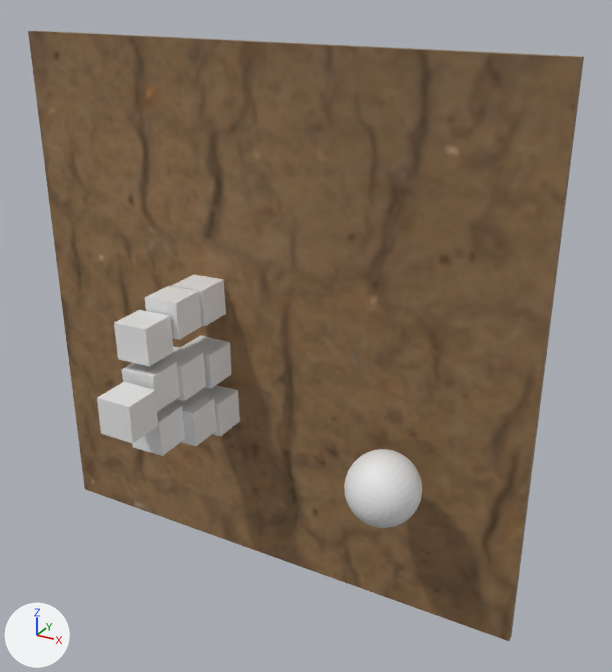
An edit to the glTF model assets/game.glb, drawn before and after from the same camera.
Before and after are seen from a 50 mm lens placed at (7.74, -12.57, 6.36), pointed at (1.19, -0.65, 0.4). The lights are fixed; the arrows at lower left show +X, +Y and +Z. Where no turn or scale is listed for an object, it has been applied to the vertices.

The older version as bpy lines, for what is in view:
```python
me_cube = bpy.data.meshes.new('Cube')
me_cube.from_pydata(...)  # a box spanning x -1.0..1.0, y -1.0..1.0, z -1.0..1.0
ob_cube_005 = bpy.data.objects.new('cube.005', me_cube)
ob_cube_005.location = (-1.3, -1.14, 0.53)
ob_cube_005.rotation_euler = (0.0, -0.0286, 0.000026)  # degrees (0, -1.6, 0)
ob_cube_005.scale = (0.348, 0.348, 0.348)
ob_cube_007 = bpy.data.objects.new('cube.007', me_cube)
ob_cube_007.location = (-1.32, -1.88, -0.59)
ob_cube_007.rotation_euler = (0.0, -0.0334, 0.0)  # degrees (0, -1.9, 0)
ob_cube_007.scale = (0.348, 0.348, 0.348)
ob_cube_009 = bpy.data.objects.new('cube.009', me_cube)
ob_cube_009.location = (-1.18, -2.72, -0.74)
ob_cube_009.scale = (0.348, 0.348, 0.348)
# also in view: 'cube.004' at (-1.08, -1.12, -1.62); 'cube.003' at (-1.24, -1.17, -0.68); 'cube.006' at (-1.31, -1.82, -1.52); 'cube.002' at (-1.16, -0.42, -0.73); 'cube.001' at (-1.01, -0.41, -1.75)
```
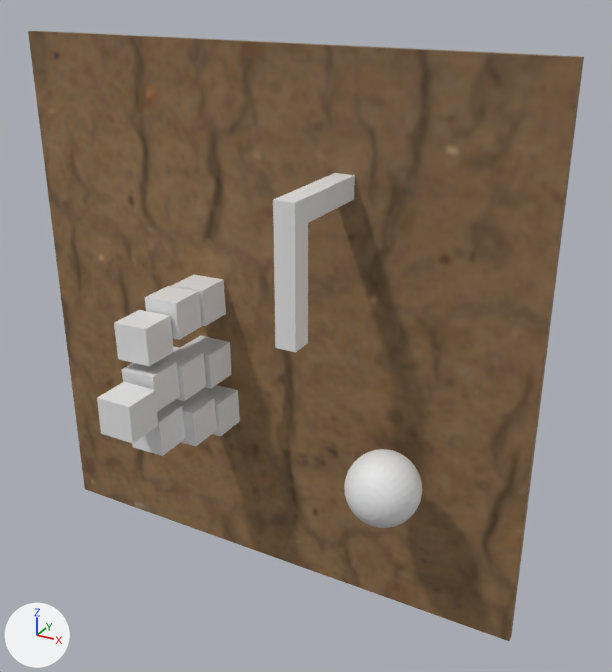
Location of each change, (x1, y1, x2, y2) in pixels of the pictures (612 x 672 px):
'pole_2', added
    after: (274, 222, 308, 352)
'pole_1', added
    after: (273, 173, 355, 230)

The edits, one by one:
Mesh me_cube_001 is new.
It is a copy of me_cube.
Object 'pole_2' (ob_pole_2) is new; it shows me_cube_001.
Its location is (1.6, -1.87, 1.79).
Its rotation in degrees is (90, 0, 0).
Its scale is (0.183, 1.0, 0.201).
Object 'pole_1' (ob_pole_1) is new; it shows me_cube_001.
Its location is (1.6, -1.07, 2.98).
Its scale is (0.183, 1.0, 0.201).
